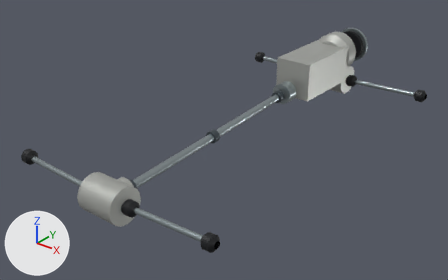
What one commit did to the glTF model cars/porsche-959/models/Porsche_959_Drivetrain.glb.
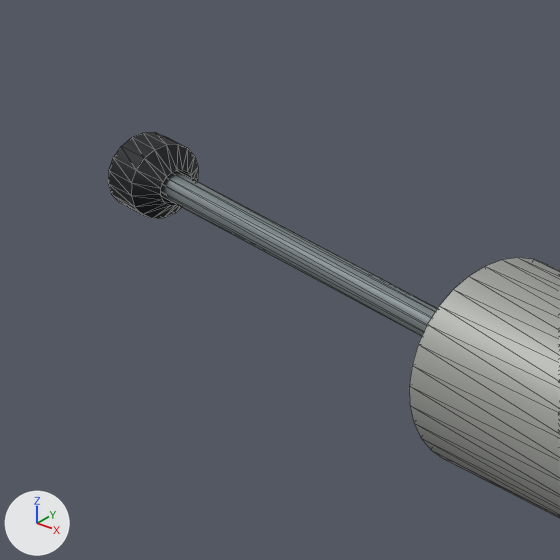
The first picture shows the older version from a camera (50 mm lens) standing at (2.15, -2.98, 1.75) and looking at (-0.08, -0.19, 0.02). The close-ups show the older and then the newer version on the part from 0% to 24% of the width and 44% to 82% of the height of that picture. Only the edits that show in the close-ups are written down. The lights are fixed; the arrows at lower left show +X, +Y and +Z. The close-ups show mesh edges as thin lines. Where no turn or scale is listed for an object, it has been applied to the vertices. Vertices at exactly the same position are counted once.

The older version as bpy lines, for what is in view:
```python
me_front_differential_case = bpy.data.meshes.new('Front differential case')
me_front_differential_case.from_pydata(...)  # 214 vertices, 360 faces; spans x -0.12..0.12, y -0.113..0.113, z -0.105..0.105
me_front_differential_case.materials.append(mat_cast_alloy)  # grey #b7b9b4
me_front_right_driveshaft = bpy.data.meshes.new('Front right driveshaft')
me_front_right_driveshaft.from_pydata(...)  # 168 vertices, 260 faces; spans x -0.297..0.297, y -0.042..0.042, z -0.053..0.053
# faces by material slot: [44, 216]
me_front_right_driveshaft.materials.append(mat_steel)  # grey #9ca7aa
me_front_right_driveshaft.materials.append(mat_black)  # black #111418
ob_前右半轴___front_right_driveshaft = bpy.data.objects.new('前右半轴 | Front right driveshaft', me_front_right_driveshaft)
ob_前右半轴___front_right_driveshaft.location = (-0.41, -1.218, 0.115)
ob_前差速器壳___front_differential_case = bpy.data.objects.new('前差速器壳 | Front differential case', me_front_differential_case)
ob_前差速器壳___front_differential_case.location = (0.0, -1.214, 0.102)
```
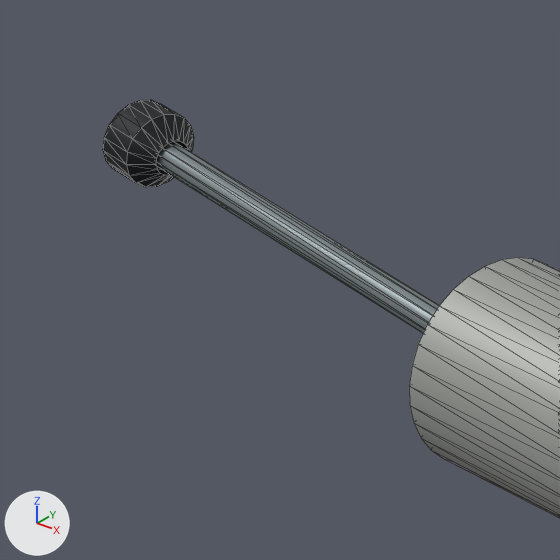
The change, as a diff of the scene's bpy script:
```diff
--- a/cars/porsche-959/models/Porsche_959_Drivetrain.glb.py
+++ b/cars/porsche-959/models/Porsche_959_Drivetrain.glb.py
@@ me_front_right_driveshaft @@
 # used by ob_前右半轴___front_right_driveshaft; location = (-0.41, -1.218, 0.115)
-me_front_right_driveshaft.from_pydata(...)  # 168 vertices, 260 faces; spans x -0.297..0.297, y -0.042..0.042, z -0.053..0.053
+me_front_right_driveshaft.from_pydata(...)  # 168 vertices, 260 faces; spans x -0.298..0.298, y -0.042..0.042, z -0.073..0.073
+# me_front_right_driveshaft part 1: the whole mesh is multiplied about its middle by the matrix ((1.003, 0.0, 0.073), (0.0, 1.0, 0.0), (-0.074, 0.0, 0.997))
 me_front_right_driveshaft.materials.append(mat_steel)
@@ ob_前右半轴___front_right_driveshaft @@
 ob_前右半轴___front_right_driveshaft = bpy.data.objects.new('前右半轴 | Front right driveshaft', me_front_right_driveshaft)
-ob_前右半轴___front_right_driveshaft.location = (-0.41, -1.218, 0.115)
+ob_前右半轴___front_right_driveshaft.location = (-0.41, -1.218, 0.134)
```

What differs and where, as boxes (x1, y1, x2, y2) in the close-ups (560 x 560 px):
'前右半轴 | Front right driveshaft', reshaped, moved (14% taller)
    before: (108, 132, 437, 336)
    after: (103, 100, 439, 333)
